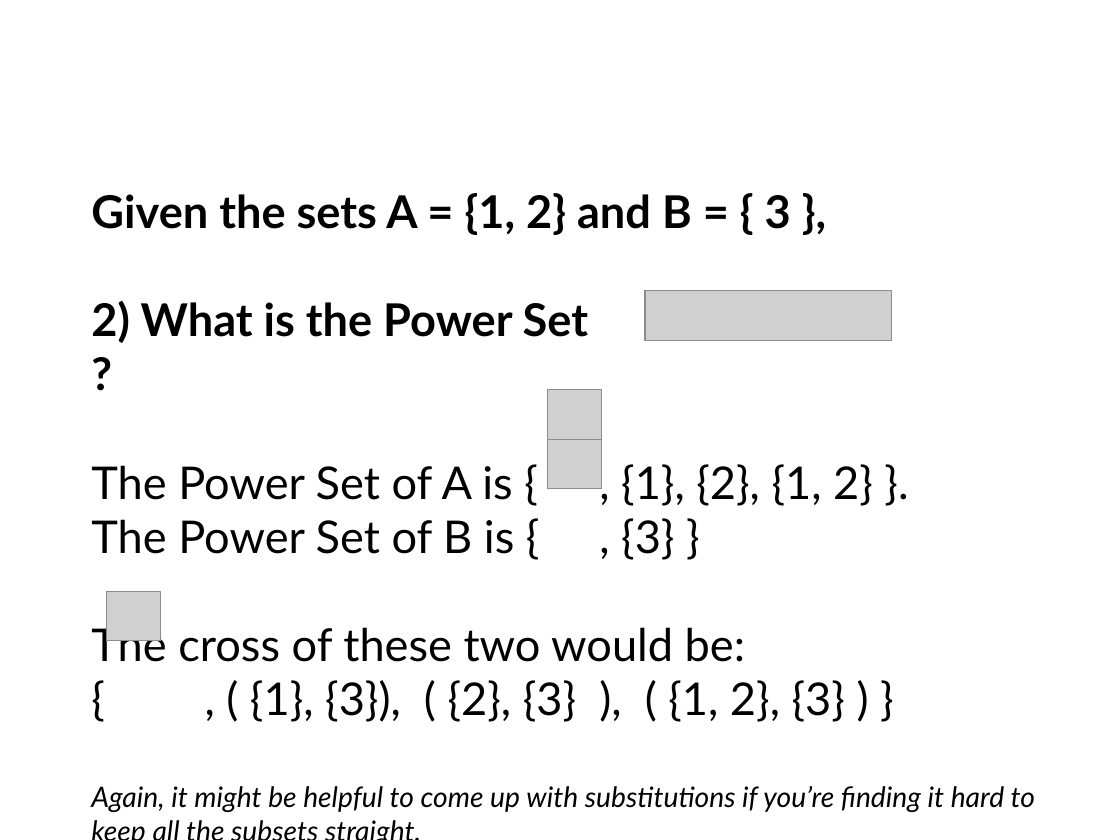
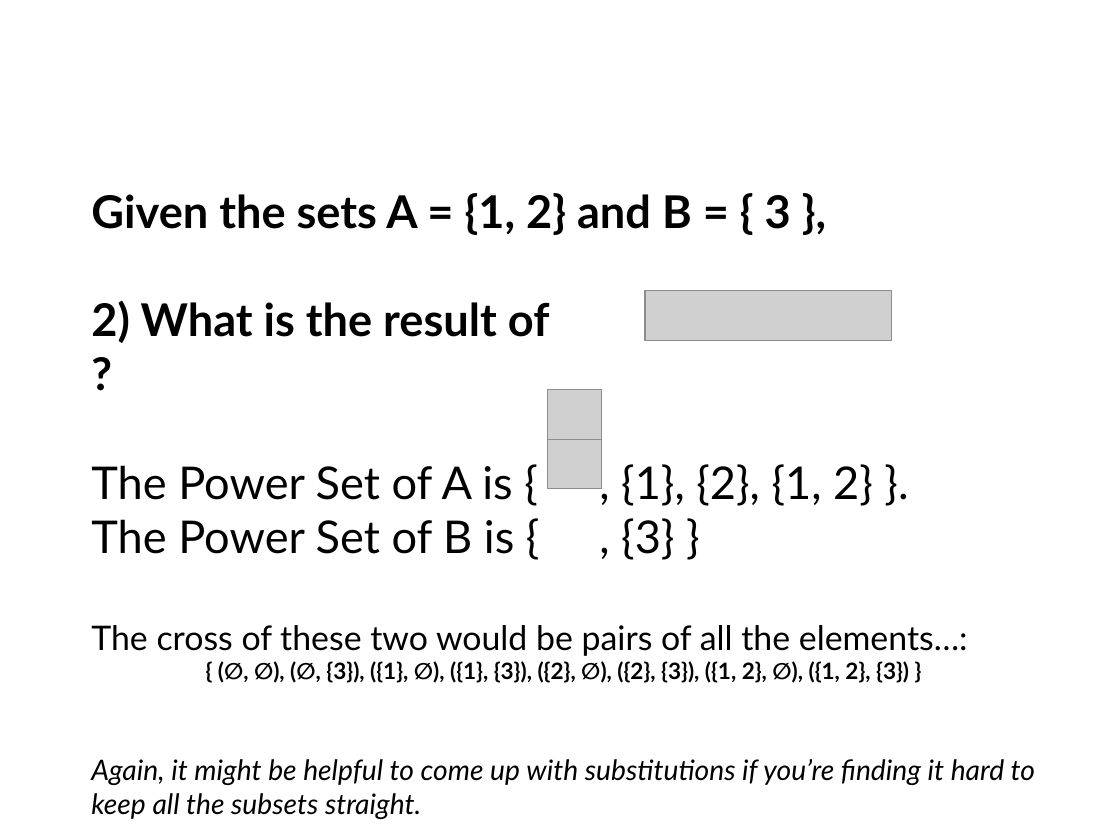
Before and after one commit to nguyenchithien/CS210-Discrete-Structures, a slide deck: slide 14 of Lectures/Lecture Slides 3.2.odp. Drawn at 1120x840 pixels with LibreOffice and Linux fonts; fonts in the diff are those of the drawing; grey boxes stand for pictures; background and template pictures are left out. Boxes give left, top, right and bottom in pixels: in the first picture for what was removed or moved away, otherwise in the second. Text is boxed around its words. In the diff, an @@ line names an element or a change of style, - is before the commit and + after.

Commit message:
Lecture slides - 3.2, 3.3, 3.4, 4.1

```diff
--- a/Lectures/Lecture Slides 3.2.odp
+++ b/Lectures/Lecture Slides 3.2.odp
@@ text at (91, 301, 550, 343): text changed @@
-2) What is the Power Set ?
+2) What is the result of ?
@@ picture removed at (106, 592, 161, 641) @@
@@ text at (91, 625, 968, 683): text changed; size 32 to 16 pt; bold on @@
-The cross of these two would be:
-{ , ( {1}, {3}), ( {2}, {3} ), ( {1, 2}, {3} ) }
+The cross of these two would be pairs of all the elements…:
+{ (∅, ∅), (∅, {3}), ({1}, ∅), ({1}, {3}), ({2}, ∅), ({2}, {3}), ({1, 2}, ∅), ({1, 2}, {3}) }
```
Also in this commit, not shown: 2 other slides changed, 1 slide added, 1 slide removed, 7 other files.
